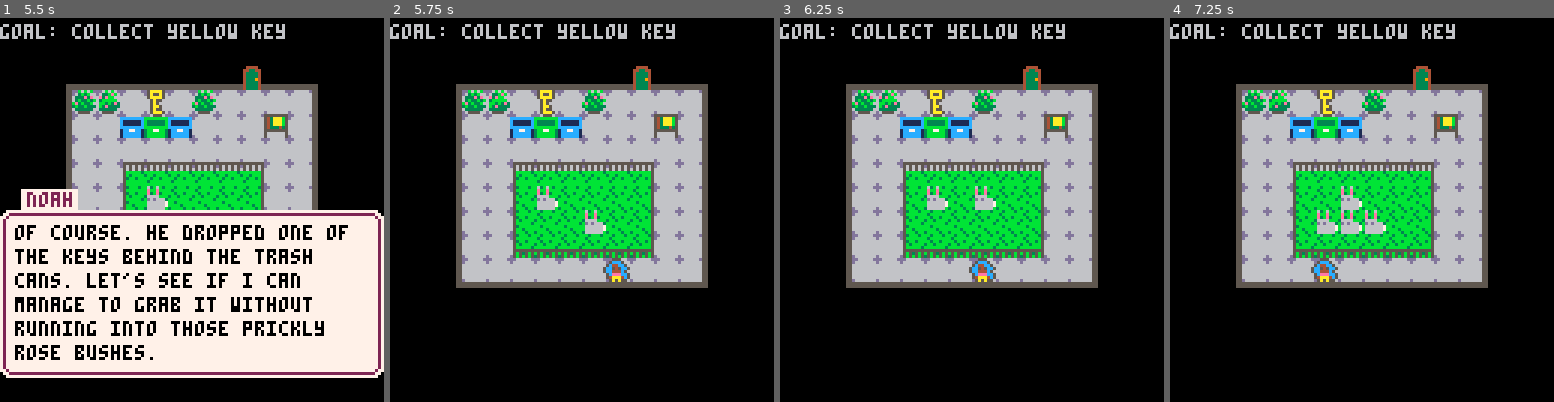
Above: before the commit, frames 1-4 (left to right).
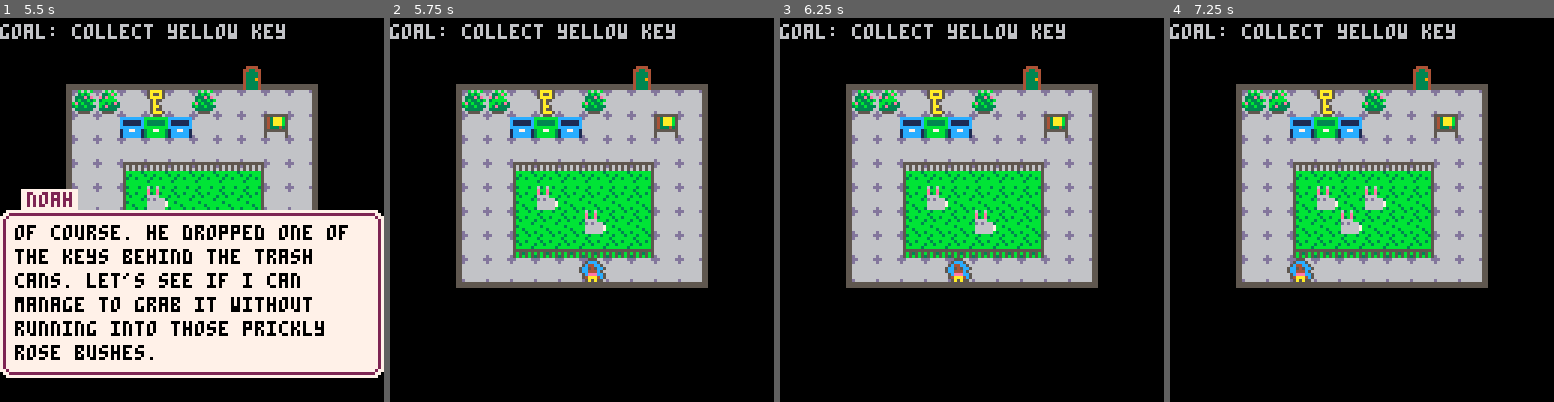
Above: after the commit, the same moments.

Repository: avalkyrie/zoo-game
Game: PICO-8 cartridge zoo.p8
Same seed, same stepped clock (60 frames per second), same inputs: the game is played once before the commit and once after it.
Inputs:
- Up to frame 1 (5.5 s): tap X (X key) at 0.33, 0.7, 1.43, 2.58, 3.1, 3.62, 4.13, 4.65, 5.17 s; tap O (Z key) at 1.07, 1.8, 2.43, 3.07, 3.7, 4.33, 4.97 s; hold Right 2.33-3.33 s; hold Right 3.38-4.22 s; hold Up 4.27-4.67 s; hold Right from 4.72 s (still down)
- Up to frame 2 (5.75 s): tap O (Z key) at 5.6 s; tap X (X key) at 5.68 s; release Right at 5.72 s
- Up to frame 3 (6.25 s): hold Down 5.77-6.1 s; hold Left from 6.15 s (still down); tap X (X key) at 6.2 s; tap O (Z key) at 6.23 s
- Up to frame 4 (7.25 s): tap X (X key) at 6.72, 7.23 s; tap O (Z key) at 6.87 s; release Left at 6.98 s; hold Right from 7.03 s (still down)

Frame 1 is identical in both runs. In frame 2, 0.6% of the frame differs, in the area x 49-63%, y 62-69%; in frame 3, 1.1%; in frame 4, 1.7%, in the area x 30-57%, y 43-69%.

Commit message:
remove extra comments (we were over our token limit) and old sound code, fix issue with the dialog box states.

Diff:
--- a/zoo.p8
+++ b/zoo.p8
@@ -2,7 +2,6 @@
 version 16
 __lua__
 
--- game state
 startmenu = 1
 endmenu = 3
 game = 4
@@ -15,17 +14,13 @@
 
 state={menu=startmenu,lvl=0,phase=advancephase}
 
-maprect = {} -- x, y, width, height, xdrawoffset, ydrawoffset
-
--- player
+maprect = {}
 player = {}
 
--- consts
 gridsize = 8
 dimensions = 16
 textwidth = 4
 
--- sprite indexes
 index = {
 	player = 64,
 	playerscuba = 87,
@@ -106,7 +101,6 @@
 	ice = 32,
 }
 
--- text boxes
 dialog = {}
 dialogindex = 1
 hasplayedadvance = false
@@ -114,7 +108,6 @@
 hasplayedkey = false
 hasplayedoutro = false
 
--- sprite flags
 fwalkable = 0x1
 fwater = 0x2
 fice = 0x4
@@ -122,43 +115,30 @@
 fdeath = 0x40
 fstandable = 0x80
 
--- debug
-blkmsg = 0
-
--- animations
 tick = 0
 
--- current block sprite positions
 sprites = {}
 animals = {}
 blocks = {}
 exit = {}
 
 function _init()
-	reload(0x2000, 0x2000, 0x1000) -- reload map tiles
-
-	hasplayedadvance = false
-	hasplayedintro = false
-	hasplayedkey = false
-	hasplayedoutro = false
-
-	state.phase = advancephase
-
-	-- setup menu items
+	reload(0x2000, 0x2000, 0x1000)
+
 	if (state.menu == game) then
-		menuitem(1, "restart level", function() _init() playsound(1) end)
+		menuitem(1, "restart level", function() _init() end)
 		menuitem(2, "next level", nextlevel)
 	else
 		menuitem(1)
 		menuitem(2)
 	end
 
-	player.sdx = 0 -- slide direction
+	player.sdx = 0
 	player.sdy = 0
 	player.sframe = 0 -- frame of a slide animation
 	player.sblock = false -- true if sliding block in front of player
 	player.buff = 0 -- buffered key input
-	player.animaldelay = 0 -- slight delay after movement before animals move
+	player.animaldelay = 0
 	player.sprite = index.player
 	player.isvertical = false
 	player.oxygen = -1
@@ -170,18 +150,13 @@
 	player.goal = nil
 	player.delay = 0
 	player.delayfunc = nil
-
 	dialog = {}
 	dialogindex = 1
-
-	-- clear sprites between levels
 	sprites = emptyarray(dimensions)
 	animals = emptyarray(dimensions)
 	blocks = emptyarray(dimensions)
 
-	-- config levels
 	if (state.lvl == 0) then
-		-- start menu
 		maprect = {112, 0, dimensions, dimensions, 0, 0}
 		aa(animals, index.rabbit, {2,9,2,10,1,8})
 		aa(animals, index.bbird1, {2,5})
@@ -195,9 +170,7 @@
 		exit.x = 8
 		exit.y = 0
 		exit.sprite = index.cexit
-		aas(blocks, {198,3,2,199,4,2,198,5,2}) -- trash cans
-		--aas(sprites, {192,2,7,193,2,4,194,9,7,195,9,4}) -- signs
-
+		aas(blocks, {198,3,2,199,4,2,198,5,2})
 		aas(sprites, {195,9,2})
 		aas(sprites, {201,2,1,202,6,1, 202,1,1})
 		aa(animals, index.rabbit, {4,5,6,6})
@@ -443,10 +416,10 @@
 	elseif (state.lvl == 11) then
 		-- end menu
 		maprect = {96, 0, 16, 16, 0, 0}
-		aa(animals, 218, {5,8}) -- hat bunny
-		aa(animals, 217, {12,8}) -- hat monkey
-		aas(sprites, {203,8,7,204,9,7,219,8,8,220,9,8}) --cake
-		aas(blocks, {243,5,10,242,5,12,241,5,14}) --keys
+		aa(animals, 218, {5,8})
+		aa(animals, 217, {12,8})
+		aas(sprites, {203,8,7,204,9,7,219,8,8,220,9,8})
+		aas(blocks, {243,5,10,242,5,12,241,5,14})
 
 		dialog[introphase] = {
 			"noah: finally, home! i get to enjoy the rest of my birthday in peace and quiet!",
@@ -465,14 +438,12 @@
 	end
 end
 
--- copy from list of points into the specified array
 function aa(t, s, a)
 	for i=1,#a/2 do
 		t[a[i*2-1]][a[i*2]] = s
 	end
 end
 
--- copy from list of sprite numbers + points into the specified array
 function aas(t, a)
 	for i=1,#a/3 do
 		local s = a[i*3-2]
@@ -486,11 +457,8 @@
 
 	if (state.menu == startmenu) then
 		movestartmenuanimals()
-
-		-- z/x to start game
 		if (btn(4) or btn(5)) then
 			state.menu = game
-
 			if (state.lvl == 0) state.lvl = 1
 			_init()
 			return
@@ -498,29 +466,38 @@
 	end
 
 	if (state.phase != gamephase and state.menu != startmenu) then
-		while (state.phase != gamephase and (dialog[state.phase] == nil or dialogindex > #dialog[state.phase])) do
+		if (btnp(4) or btnp(5)) then
+			dialogindex += 1
+			return
+		end
+
+		if (state.phase == advancephase and hasplayedadvance) then
+			state.phase = introphase
+			dialogindex = 1
+			return
+		end
+
+		if (state.phase == introphase and hasplayedintro) then
+			state.phase = gamephase
+		end
+
+		if (state.phase == keyitemphase and hasplayedkey) then
+			state.phase = gamephase
+		end
+
+		if (state.phase == outrophase and hasplayedoutro) then
+			holdframe()
+			nextlevel()
+			return
+		end
+
+		if (state.phase != gamephase and (dialog[state.phase] == nil or dialogindex > #dialog[state.phase])) do
 			if (state.phase == advancephase) hasplayedadvance = true
 			if (state.phase == introphase) hasplayedintro = true
 			if (state.phase == keyitemphase) hasplayedkey = true
 			if (state.phase == outrophase) hasplayedoutro = true
-			dialogindex = 1
-
-			if (state.phase == advancephase and hasplayedadvance == true) then
-				state.phase = introphase
-			elseif (hasplayedoutro == true) then
-				nextlevel()
-			else
-				state.phase = gamephase
-			end
-		end
-
-		if (btnp(4) or btnp(5)) then
-			dialogindex += 1
-		end
-	end
-
-	if (state.phase != gamephase) return
-	if (state.menu == endmenu) return
+		end
+	end
 
 	-- delay slightly after player death
 	if (player.delay > 0) then
@@ -528,6 +505,9 @@
 		return
 	end
 	if (player.delayfunc != nil) player.delayfunc()
+
+	if (state.phase != gamephase) return
+	if (state.menu == endmenu) return
 
 	if (checkdeath()) return
 
@@ -558,15 +538,10 @@
 		return
 	end
 
-	-- player is sliding on ice, so update animation until we stop
 	if (player.sdx != 0 or player.sdy != 0) then
-
-		-- update pos every n frames
 		if ((tick % 1) == 0) then
 			player.sframe += 1
 		end
-
-		-- advance player one full grid unit and check if we can continue sliding
 		if (player.sframe > gridsize) then
 			player.sframe = 0
 			player.x += player.sdx
@@ -586,7 +561,6 @@
 			end
 		end
 	else
-		-- normal player movement
 		local b = btnp()
 		if (b == 0) b = player.buff
 		player.buff = 0
@@ -607,11 +581,7 @@
 			player.oxygen-=1
 
 			if (player.sdx == 0 and player.sdy == 0) then
-				-- didn't start sliding
-				playsound(40)
 				player.animaldelay = 10
-			else
-				playsound(39)
 			end
 		end
 	end
@@ -809,12 +779,6 @@
 		end
 	end
 
-	-- debug
-	if (blkmsg != nil and blkmsg != 0) then
-		print(blkmsg)
-		blkmsg = nil
-	end
-
 	-- ui
 	if (player.goalneededcount > 0) then
 		local goalstring = player.goal .. player.goalcount .. "/" .. player.goalneededcount
@@ -846,6 +810,14 @@
 function nextlevel()
 	state.lvl += 1
 
+	hasplayedadvance = false
+	hasplayedintro = false
+	hasplayedkey = false
+	hasplayedoutro = false
+
+	dialogindex = 1
+	state.phase = advancephase
+
 	if (state.lvl == 11) state.menu = endmenu
 	_init()
 end
@@ -858,15 +830,10 @@
 	drawdialogbox(sa, 248, 248, 249, 250, false)
 end
 
--- sound turned off until someone who actually knows sounds can redo them
-function playsound(s)
-	--sfx(s)
-end
-
 function splitdialog(text)
 	if (text == nil) return
 
-	-- This is a bit hacky but it make the text more natural to enter
+	-- this is a bit hacky but it make the text more natural to enter
 	if (#text) then
 		local str = text
 
@@ -895,7 +862,7 @@
 		while index < #str do
 			index += maxwidth -- try to fill an entire line
 
-			local removedSpace = false
+			local removedspace = false
 
 			if (index >= #str) then
 				-- remainder of string case
@@ -903,13 +870,13 @@
 			else
 				if (sub(str, index+1, index+1) == " ") then
 					-- full word should fit
-					removedSpace = true
+					removedspace = true
 				else
 					local backwards = index
 					while backwards > lastindex do
 						if (sub(str, backwards, backwards) == " ") then
 							index = backwards - 1
-							removedSpace = true
+							removedspace = true
 							break
 						end
 
@@ -921,7 +888,7 @@
 			text[lineindex] = sub(str, lastindex, index)
 
 			lastindex = index + 1
-			if (removedSpace == true) then
+			if (removedspace == true) then
 				lastindex += 1
 			end
 
@@ -1136,13 +1103,13 @@
 
 				-- todo: this is getting out of hand
 				if (a == index.dpenguin or a == index.upenguin) then
-					moveanimal(a, index.upenguin, index.dpenguin, i, j, false, 8)
+					moveanimal(a, index.upenguin, index.dpenguin, i, j, false)
 				elseif (a == index.dbowpenguin or a == index.ubowpenguin) then
-						moveanimal(a, index.ubowpenguin, index.dbowpenguin, i, j, false, 8)
+						moveanimal(a, index.ubowpenguin, index.dbowpenguin, i, j, false)
 				elseif(a == index.lpenguin or a == index.rpenguin) then
-					moveanimal(a, index.lpenguin, index.rpenguin, i, j, true, 8)
+					moveanimal(a, index.lpenguin, index.rpenguin, i, j, true)
 				elseif(a == index.usnake or a == index.dsnake) then
-					moveanimal(a, index.usnake, index.dsnake, i, j, false, 9)
+					moveanimal(a, index.usnake, index.dsnake, i, j, false)
 				end
 
 				if (a==index.fturtle or a==index.flturtle) then
@@ -1246,7 +1213,7 @@
 	end
 end
 
-function moveanimal(a, up, down, i, j, leftright, fx)
+function moveanimal(a, up, down, i, j, leftright)
 	local flipped = nil
 	local dx = 0
 	local dy = 0
@@ -1277,31 +1244,27 @@
 	else
 		animals[i][j] = flipped
 	end
-
-	if (fx) playsound(fx)
-
-end
-
--- returns (sprite, sfx) if picked up
+end
+
 function canpickup(x, y)
 	if (isoutsidemap(x, y)) return nil
 
 	-- special case for monkey boss
 	local a = animals[x][y]
-	if (a and (a == index.monkey)) return a, 22
+	if (a and (a == index.monkey)) return a
 
 	local s = sprites[x][y]
 	if (s == nil) return false
 
 	-- instants
-	if (s >= index.key0 and s <= index.key4) return s, 24
-	if (s == index.tank) return s, 22
+	if (s >= index.key0 and s <= index.key4) return s
+	if (s == index.tank) return s
 
 	-- useable items
 	if (player.helditem) return false
 
-	if (s == index.bow) return s, 22
-	if (s == index.grad) return s, 22
+	if (s == index.bow) return s
+	if (s == index.grad) return s
 
 	return false
 end
@@ -1309,7 +1272,7 @@
 function pickup(x, y)
 	if (isoutsidemap(x, y)) return nil
 
-	local s, fx = canpickup(x,y)
+	local s = canpickup(x,y)
 
 	if (s) then
 		sprites[x][y] = nil
@@ -1329,8 +1292,6 @@
 			player.helditem = s
 			player.sprite = 188
 		end
-
-		playsound(fx)
 	else
 		return nil
 	end
@@ -1470,8 +1431,6 @@
 end
 
 function checkanimalattack()
-	local killsfx = 0
-
 	local killedbyjelly = false
 	local killed = false
 
@@ -1537,7 +1496,6 @@
 	)
 
 	if (eatsfx > 0) then
-		playsound(eatsfx)
 		return true
 	end
 
@@ -1606,9 +1564,6 @@
 end
 
 function killplayer(s, isshock)
-	if (s) playsound(s)
-
-	--blkmsg = "death"
 	player.delay = 60
 	player.sprite = index.death
 	if (isshock) player.sprite = index.shockdeath
@@ -1616,28 +1571,24 @@
 end
 
 function checkdeath()
-	-- death by map sprite (e.g. water tile, fire)
 	local s = mgetspr(player.x, player.y)
 	if (band(fget(s), fdeath) > 0) then
 		killplayer(21)
 		return true
 	end
 
-	-- death by animal
 	local killed, jellykilled = checkanimalattack()
 	if (killed or jellykilled) then
 		killplayer(1, jellykilled)
 		return true
 	end
 
-	-- death from nitrogen
 	if (player.oxygen == 0) then
 		killplayer()
 		return true
 	end
 
-	-- death from being surrounded
-	-- this is a hack, should use moveplayer but that has side effects and needs refactored
+	-- should use moveplayer but that has side effects and needs refactored
 	local surrounded = 0;
 	iterateadjacent(function(x, y)
 		if (isoutsidemap(x, y)) then
@@ -1657,7 +1608,6 @@
 	return false
 end
 
--- check if transitioning between these two blocks is a slide movement
 function moveisslide(x, y, dx, dy)
 	if (band(fget(mgetspr(x, y)), fice) > 0 or band(fget(mgetspr(x+dx, y+dy)), fice) > 0) return true
 	return false
@@ -1705,7 +1655,6 @@
 	return false
 end
 
--- return true if the player can move to the adjacent block
 function moveplayer(dx, dy)
 	if (player.isvertical) return vmoveplayer(dx, dy)
 
@@ -1721,7 +1670,7 @@
 	local nflags = fget(ns)
 
 
-	-- handle normally out of bounds exit tiles (may have 0-index)
+	-- exit tiles may have 0-index
 	if (x == exit.x and y == exit.y and exit.sprite == index.oexit and player.sblock == false) then
 		player.x = x
 		player.y = y
@@ -1761,12 +1710,6 @@
 				blocks[x][y] = nil
 				player.sblock = true
 			else
-				--if (band(nflags, fwalkable) > 0 and band(nflags, fwater) == 0) then
-				--	playsound(27, 1)
-				--else
-				--	playsound(29, 1) -- into water
-				--end
-
 				blocks[nx][ny] = blocks[x][y]
 				blocks[x][y] = nil
 			end
@@ -1775,7 +1718,7 @@
 		end
 	end
 
-	-- try to move a turtle vertically
+	-- turtle vertical
 	if (isturtle(x, y) and player.isbubbleslide == false) then
 		if (canpushblockto(nx, ny, nflags)) then
 			local a = animals[x][y]
@@ -1836,7 +1778,6 @@
 	return false
 end
 
--- vertical movement, returns true if the player can move
 function vmoveplayer(dx, dy)
 	if (dx == 0 and dy == 0) return false
 
@@ -1849,14 +1790,12 @@
 	local flags = fget(s)
 	local nflags = fget(ns)
 
-	-- check for exit tile (may be out of bounds)
 	if (x == exit.x and y == exit.y and exit.sprite == index.oexit and player.sblock == false) then
 		player.x = x
 		player.y = y
 		return true
 	end
 
-	-- check if out of bounds
 	if (isoutsidemap(x, y)) return false
 
 	-- stop falling if we can stand here, otherwise keep falling
